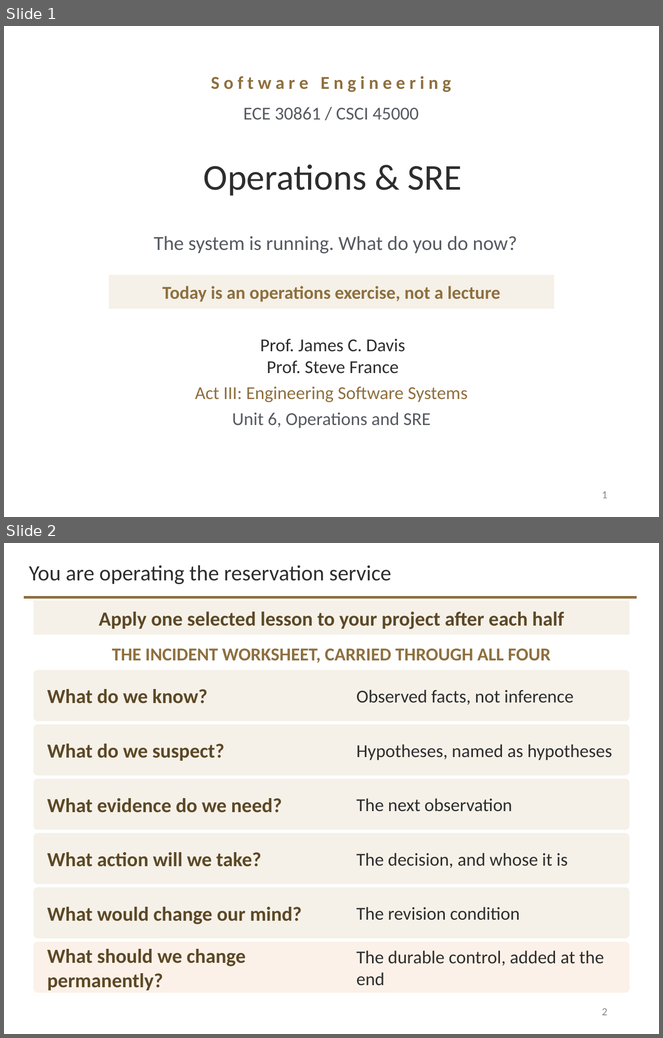
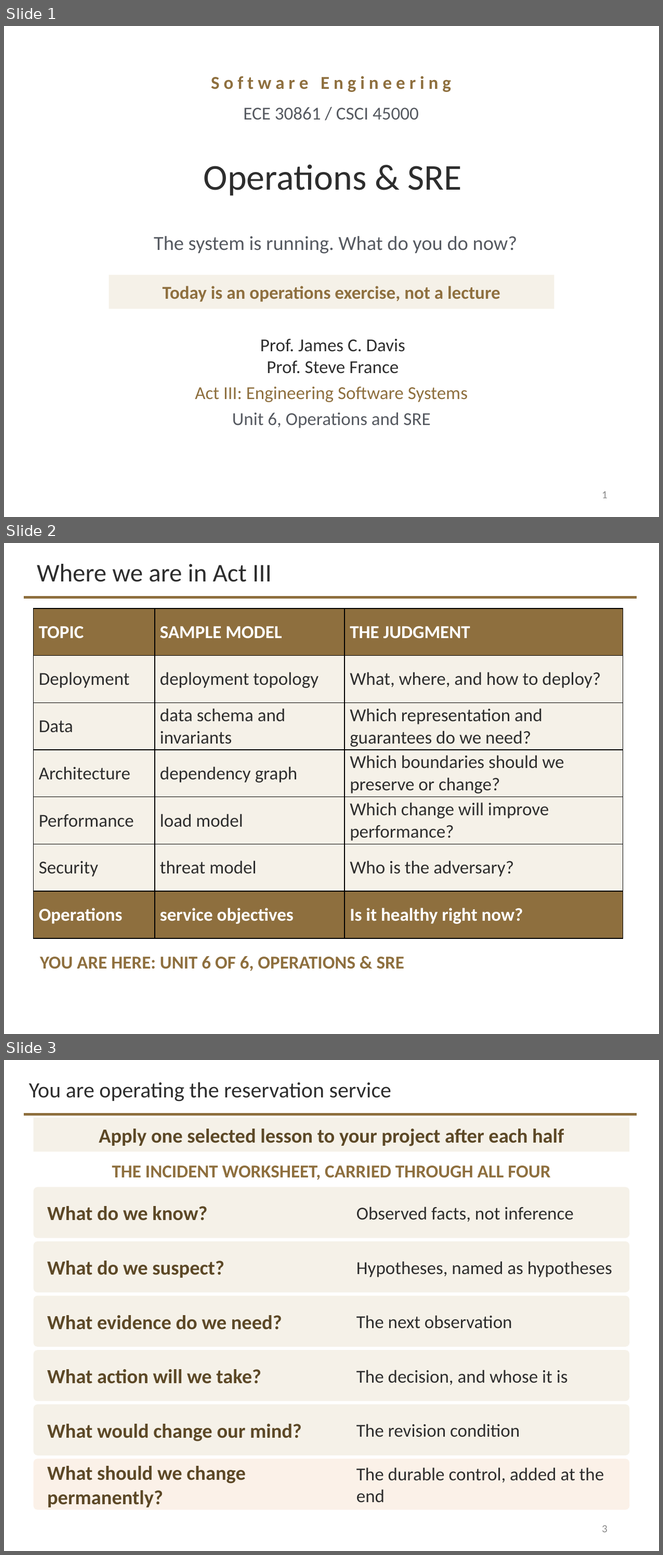
Before and after one commit to davisjam/model-based-agentic-software-engineering, a slide deck: course/lectures/act-3-software-in-the-world/06-operations-and-sre/3-6-Operations-and-SRE.pptx. Shown one above the other, each under a label of ours: slides 1 and 2 before the commit, slides 1, 2 and 3 after it. The pictures are 663x1038 and 663x1555 pixels, drawn with LibreOffice and Linux fonts; fonts in the diff are those of the drawing; background and template pictures are left out. Boxes give left, top, right and bottom in pixels: in the first picture for what was removed or moved away, otherwise in the second. Text is boxed around its words. In the diff, an @@ line names an element or a change of style, - is before the commit and + after.

```diff
--- a/course/lectures/act-3-software-in-the-world/06-operations-and-sre/3-6-Operations-and-SRE.pptx
+++ b/course/lectures/act-3-software-in-the-world/06-operations-and-sre/3-6-Operations-and-SRE.pptx
@@ slide 2 added at (x1=4, y1=543, x2=659, y2=1034), background #FFFFFF; not listed: 1 template element that a slide beside it also shows @@
@@ title added at (x1=37, y1=564, x2=272, y2=582), 28 pt, text #2D2D2D @@
+Where we are in Act III
@@ table added at (x1=34, y1=609, x2=623, y2=939), 7 rows, 3 columns @@
+TOPIC | SAMPLE MODEL | THE JUDGMENT
+Deployment | deployment topology | What, where, and how to deploy?
+Data | data schema and invariants | Which representation and guarantees do we need?
+Architecture | dependency graph | Which boundaries should we preserve or change?
+Performance | load model | Which change will improve performance?
+Security | threat model | Who is the adversary?
+Operations | service objectives | Is it healthy right now?
@@ text added at (x1=40, y1=956, x2=404, y2=971), 20 pt, text #8E6F3E, bold @@
+YOU ARE HERE: UNIT 6 OF 6, OPERATIONS & SRE
@@ what was slide 2 is now slide 3 @@
@@ page number at (x1=602, y1=1525, x2=608, y2=1533): text changed @@
-2
+3
```
